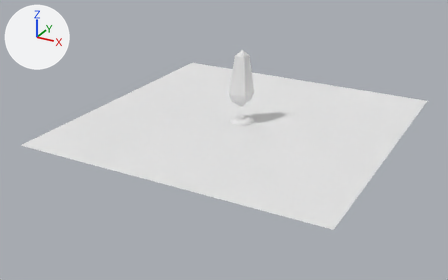
A saved change to the Blender file art/obelisk.blend.
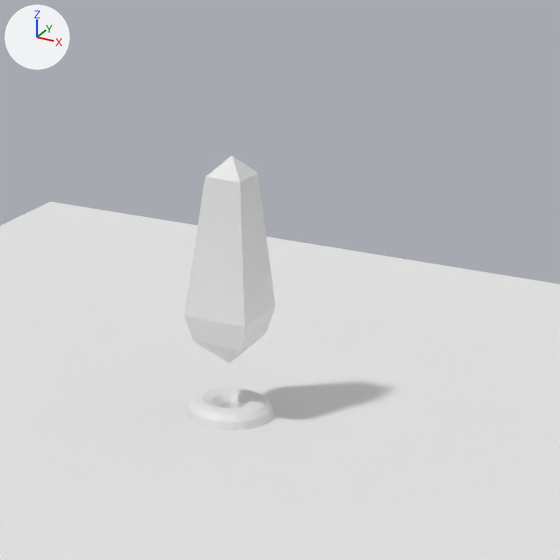
Each version is shown whole from a 50 mm lens placed at (17.5, -34.3, 15.5), pointed at (-0.4, -1.8, -0.8), then close up on the part from 40% to 74% of the width and 3% to 58% of the height. Lighting does not change. The marker at upper left points along +X, +Y and +Z.

The older version as bpy lines, for what is in view:
```python
me_plane = bpy.data.meshes.new('Plane')
me_plane.from_pydata([(-1.0, -1.0, 0.0), (1.0, -1.0, 0.0), (-1.0, 1.0, 0.0), (1.0, 1.0, 0.0)], [], [(0, 1, 3, 2)])
me_plane.materials.append(mat_material_001)  # white #e7e7e7
me_sphere = bpy.data.meshes.new('Sphere')
me_sphere.from_pydata(...)  # 14 vertices, 16 faces; spans x -0.9..0.84, y -0.87..0.87, z -1.0..2.88
me_torus = bpy.data.meshes.new('Torus')
me_torus.from_pydata(...)  # 336 vertices, 290 faces; spans x -0.8..0.8, y -0.8..0.8, z 0.0..0.3
ob_base = bpy.data.objects.new('Base', me_torus)
ob_base.location = (0.0, 0.0, 0.0)
ob_obelisk = bpy.data.objects.new('Obelisk', me_sphere)
ob_obelisk.location = (0.0, 0.0, 2.0)
ob_obelisk.rotation_euler = (0.0, 0.0, 0.785)  # degrees (0, 0, 45)
ob_plane = bpy.data.objects.new('Plane', me_plane)
ob_plane.location = (0.0, 0.0, 0.0)
ob_plane.scale = (10.0, 10.0, 10.0)
```
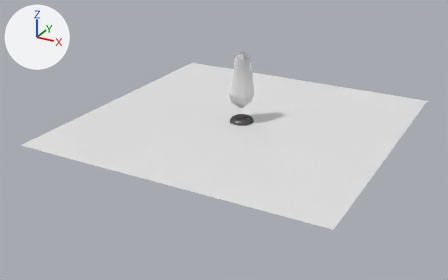
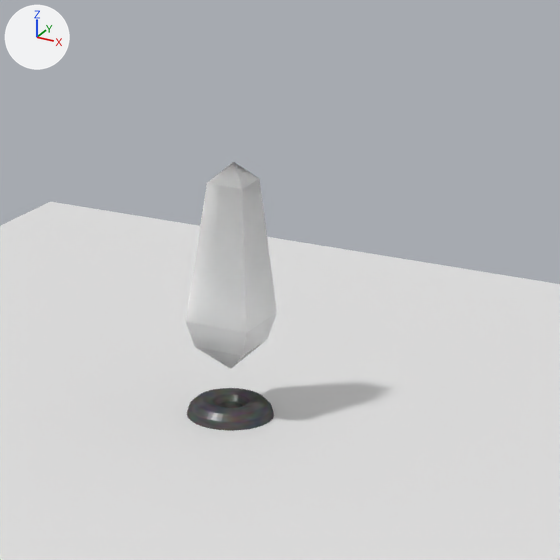
Commit message: Updated obelisk art

Where the newer file only moved an object's origin or applied its transform, the numbers keep the older frame.

Where the change shows, as pixel boxes (x1, y1, x2, y2) in the close-ups (560 x 560 px):
```json
{"object": "Obelisk", "change": "recoloured, mesh moved", "before": [184, 156, 276, 363], "after": [186, 162, 277, 369]}
{"object": "Base", "change": "recoloured", "before": [187, 388, 274, 431], "after": [187, 388, 274, 431], "on screen": "white to grey"}
```

The change, as JSON lines over the scene's bpy script:
```json
{"op": "add", "block": "mat_material", "code": ["mat_material = bpy.data.materials.new('Material')", "mat_material.use_nodes = True; mat_material.node_tree.nodes.clear()", "_N = mat_material.node_tree.nodes; _L = mat_material.node_tree.links", "n0 = _N.new('ShaderNodeOutputMaterial'); n0.name = 'Material Output'", "n1 = _N.new('ShaderNodeBsdfGlass'); n1.name = 'Glass BSDF'", "n1.distribution = 'BECKMANN'", "n1.inputs[1].default_value = 0.695  # 'Roughness'", "n1.inputs[2].default_value = 1.45  # 'IOR'", "_L.new(n1.outputs[0], n0.inputs[0])  # 'BSDF' to 'Surface'"]}
{"op": "add", "block": "mat_material_002", "code": ["mat_material_002 = bpy.data.materials.new('Material.002')", "# nodes: BsdfAnisotropic, BsdfDiffuse, MixShader, OutputMaterial, TexNoise", "# colours: black #414141"]}
{"block": "me_torus", "where": "me_torus.from_pydata(...)  # 336 vertices, 290 faces; spans x -0.8..0.8, y -0.8..0.8, z 0.0..0.3"}
{"op": "add", "block": "me_torus", "code": "me_torus.materials.append(mat_material_002)"}
{"block": "me_sphere", "where": "me_sphere.from_pydata(...)  # 14 vertices, 16 faces; spans x -0.9..0.84, y -0.87..0.87, z -1.0..2.88"}
{"block": "me_sphere", "where": "# used by ob_obelisk; location = (0.0, 0.0, 2.0); rotation_euler = (0.0, 0.0, 0.785), in degrees (0, 0, 45)"}
{"block": "me_sphere", "change": "me_sphere part 1: the whole mesh is moved by (0.03, 0.0, -0.11)"}
{"op": "add", "block": "me_sphere", "code": "me_sphere.materials.append(mat_material)"}
```
